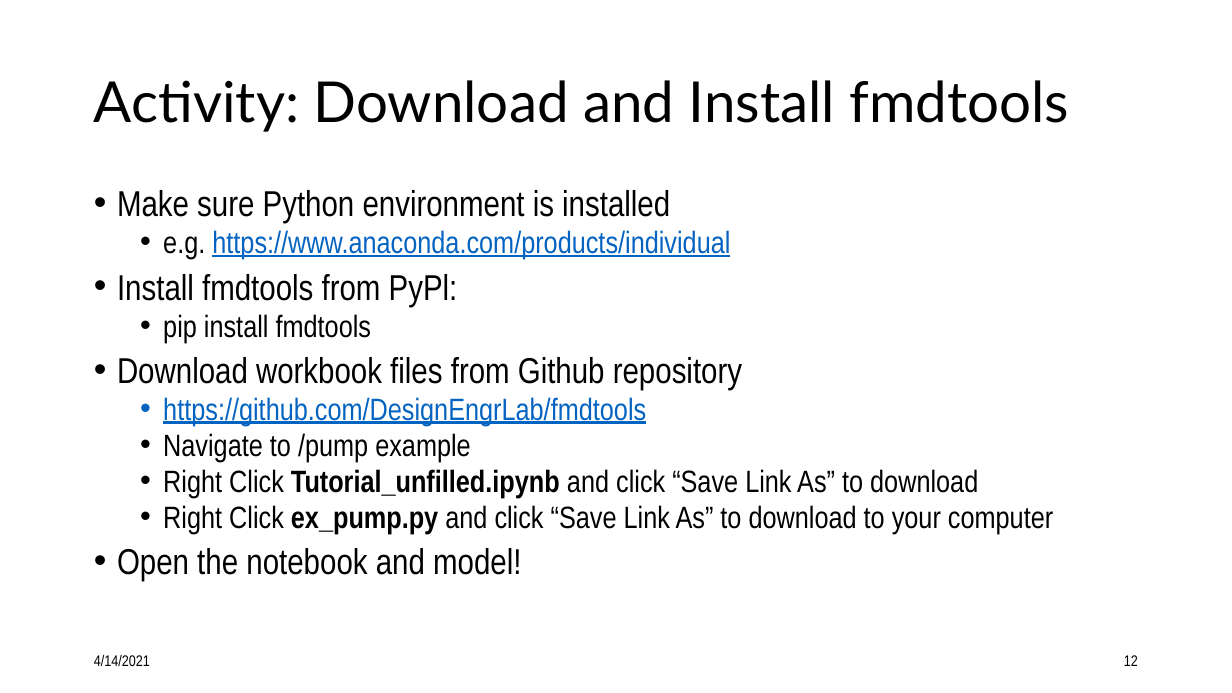
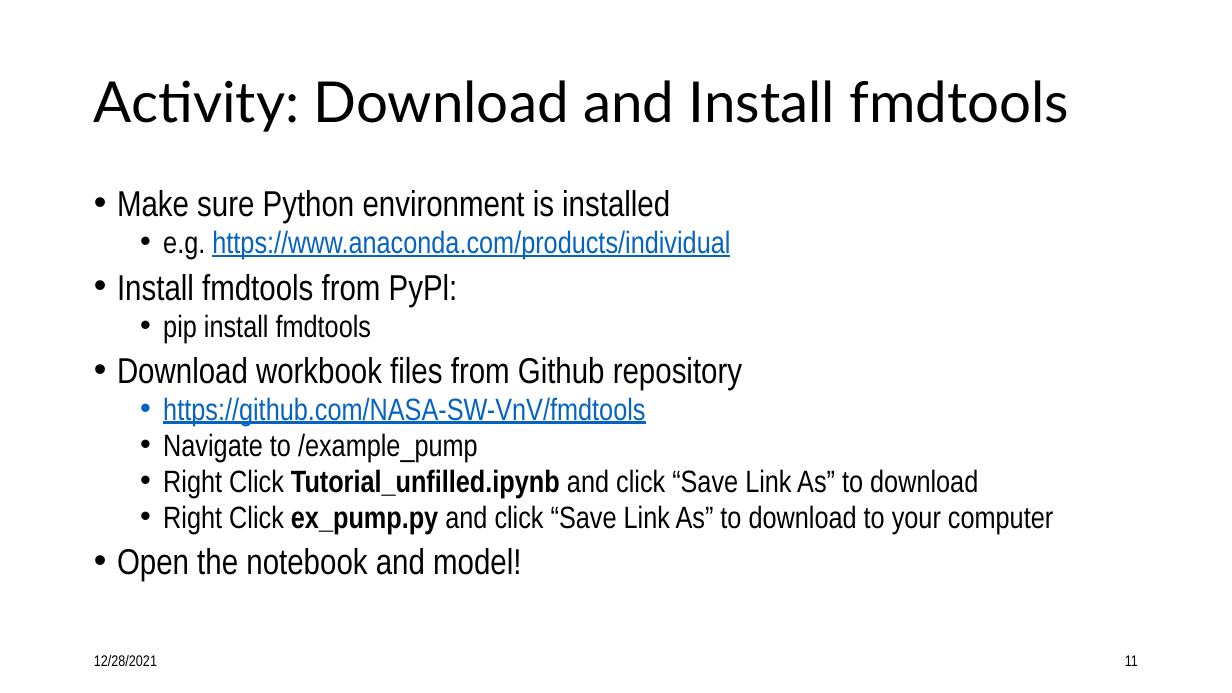
Before and after one commit to nasa/fmdtools, a slide deck: slide 11 of docs/Intro to fmdtools.pptx (slide 12 before the commit). Drawn at 1232x693 pixels with LibreOffice and Linux fonts; fonts in the diff are those of the drawing. Boxes give left, top, right and bottom in pixels: in the first picture for what was removed or moved away, otherwise in the second. Text is boxed around its words. In the diff, an @@ line names an element or a change of style, - is before the commit and + after.

```diff
--- a/docs/Intro to fmdtools.pptx
+++ b/docs/Intro to fmdtools.pptx
@@ text at (x1=163, y1=397, x2=645, y2=462): text changed @@
-  • https://github.com/DesignEngrLab/fmdtools
-  • Navigate to /pump example
+  • https://github.com/NASA-SW-VnV/fmdtools
+  • Navigate to /example_pump
@@ text at (x1=94, y1=655, x2=157, y2=666): text changed @@
-4/14/2021
+12/28/2021
@@ page number at (x1=1125, y1=655, x2=1138, y2=666): text changed @@
-12
+11
```
Also in this commit, not shown: 32 other slides changed, 5 slides added, 3 slides removed, 14 other files.
